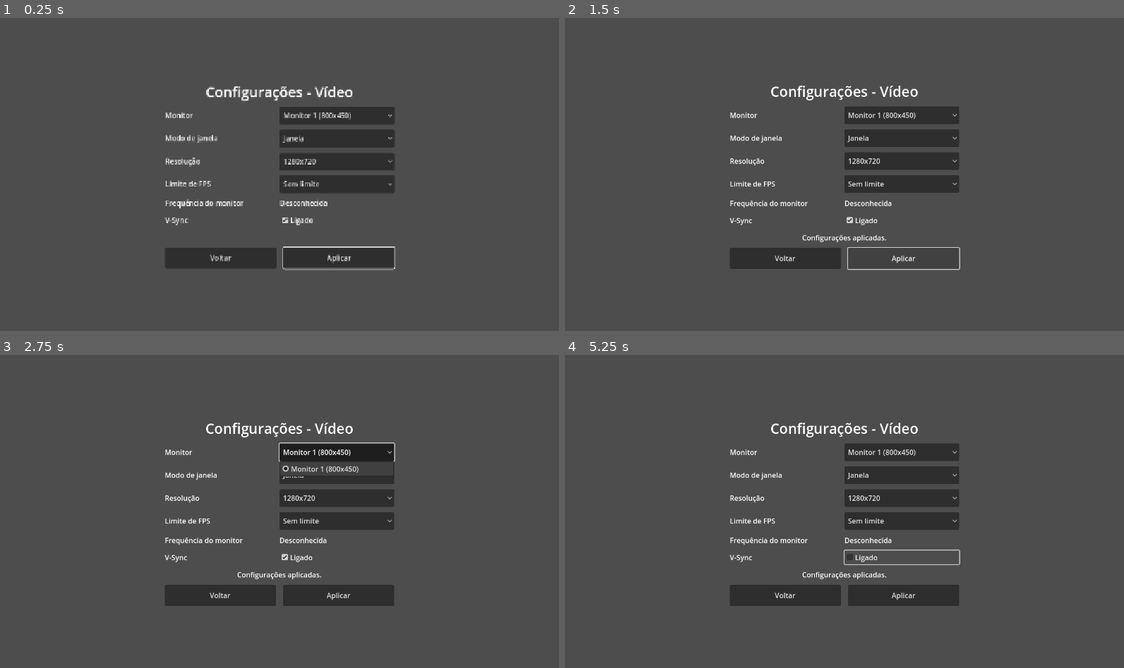
Above: before the commit, frames 1-4 (two rows, left to right).
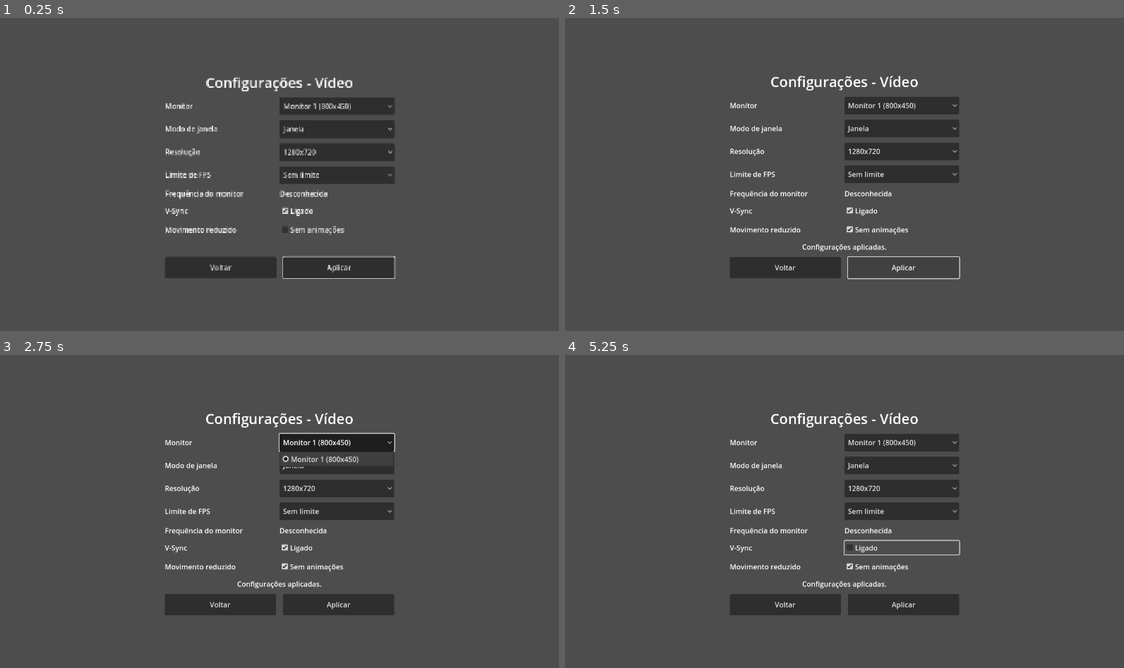
Above: after the commit, the same moments.

Repository: witoreel/fields-of-cards
Game: Godot game, scene res://ui/settings_screen.tscn
The game is run twice, just before and just after one commit, with the same random seed, the same clock (stepped at 60 frames per second) and the same inputs. This scene is started directly instead of the project's main scene.
Inputs (mouse positions are in pixels of both pictures, inside the frame that each line leads up to):
- Up to frame 1 (0.25 s): no input
- Up to frame 2 (1.5 s): click (900, 230) at 0.5 s, where only the run after the commit has a clickable "Sem animações"; click "Aplicar" at 1.25 s
- Up to frame 3 (2.75 s): click "Monitor 1 (800x450)" at 2 s
- Up to frame 4 (5.25 s): click "Janela" at 2.75 s; click "1280x720" at 3.5 s; click "Sem limite" at 4.25 s; click "Ligado" at 5 s

The runs differ from the first frame. In frame 1, 8.3% of the frame differs, in the area x 29-71%, y 19-84%; in frame 2, 7.2%; in frame 3, 8.2%; in frame 4, 8.3%.

Commit message:
Adiciona movimento reduzido, animação curta por Tween e verificações de conforto (feature 10, W1-W6)
Co-Authored-By: Claude Sonnet 5.5 <noreply@anthropic.com>

Diff:
--- /dev/null
+++ b/src/config/comfort_settings.gd
@@ -0,0 +1,44 @@
+class_name ComfortSettings
+extends RefCounted
+## Conforto de movimento (W5). Movimento reduzido troca as animações por
+## trocas instantâneas. Fica no mesmo arquivo das configurações de vídeo.
+
+const SECTION := "comfort"
+const DEFAULT_PATH := "user://settings.cfg"
+
+static var _current: ComfortSettings
+
+var reduced_motion := false
+
+
+## Configuração em vigor, lida do arquivo na primeira chamada.
+static func current() -> ComfortSettings:
+	if _current == null:
+		_current = load_from()
+	return _current
+
+
+static func set_current(s: ComfortSettings) -> void:
+	_current = s
+
+
+func duplicate_settings() -> ComfortSettings:
+	var c := ComfortSettings.new()
+	c.reduced_motion = reduced_motion
+	return c
+
+
+func save_to(path: String = DEFAULT_PATH) -> Error:
+	var cfg := ConfigFile.new()
+	cfg.load(path) # mantém a seção de vídeo
+	cfg.set_value(SECTION, "reduced_motion", reduced_motion)
+	return cfg.save(path)
+
+
+## Se o arquivo não existir ou estiver quebrado, fica o padrão (animações ligadas).
+static func load_from(path: String = DEFAULT_PATH) -> ComfortSettings:
+	var s := ComfortSettings.new()
+	var cfg := ConfigFile.new()
+	if cfg.load(path) == OK:
+		s.reduced_motion = bool(cfg.get_value(SECTION, "reduced_motion", false))
+	return s
--- /dev/null
+++ b/tests/check_comfort.gd
@@ -0,0 +1,83 @@
+extends CheckBase
+## Feature 10: fluidez e conforto (W1-W6). A fluidez a 180 Hz (W1, W7) só o
+## desenvolvedor valida na própria máquina; aqui ficam as garantias estáticas.
+## godot --headless --path . -s tests/check_comfort.gd
+
+
+func _initialize() -> void:
+	label = "Verificações de conforto"
+	var path := "user://test_comfort.cfg"
+	DirAccess.remove_absolute(ProjectSettings.globalize_path(path))
+
+	# US-10.5: movimento reduzido é opção, salva e lida do arquivo
+	_check(not ComfortSettings.load_from(path).reduced_motion, "padrão: animações ligadas")
+	var c := ComfortSettings.new()
+	c.reduced_motion = true
+	_check(c.save_to(path) == OK and ComfortSettings.load_from(path).reduced_motion, "ida e volta")
+	var f := FileAccess.open(path, FileAccess.WRITE)
+	f.store_string("lixo [[[")
+	f.close()
+	_check(not ComfortSettings.load_from(path).reduced_motion, "arquivo quebrado volta ao padrão")
+	# Convive com a seção de vídeo
+	var v := VideoSettings.new()
+	v.max_fps = 144
+	v.save_to(path)
+	c.save_to(path)
+	_check(VideoSettings.load_from(path).max_fps == 144 and ComfortSettings.load_from(path).reduced_motion, "vídeo e conforto no mesmo arquivo")
+	DirAccess.remove_absolute(ProjectSettings.globalize_path(path))
+
+	# US-10.2 / 10.4 / 10.5: a animação usa Tween e some com movimento reduzido
+	var box := Control.new()
+	root.add_child(box)
+	await process_frame
+	ComfortSettings.set_current(ComfortSettings.new())
+	var tw := Motion.reveal(box)
+	_check(tw != null and box.modulate.a == 0.0, "animado: começa transparente, com Tween")
+	_check(Motion.DURATION <= 0.2, "animação curta")
+	tw.kill()
+	var reduced := ComfortSettings.new()
+	reduced.reduced_motion = true
+	ComfortSettings.set_current(reduced)
+	_check(Motion.reveal(box) == null and box.modulate.a == 1.0, "movimento reduzido: instantâneo, sem Tween")
+	ComfortSettings.set_current(null)
+	box.queue_free()
+
+	# US-10.2: V-Sync ligado e sem limite de FPS por padrão
+	var vs := VideoSettings.new()
+	_check(vs.vsync and vs.max_fps == 0, "padrão: V-Sync ligado, sem limite de FPS")
+	_check(ProjectSettings.get_setting("display/window/vsync/vsync_mode") == 1, "projeto com V-Sync ligado")
+	_check(int(ProjectSettings.get_setting("application/run/max_fps", 0)) == 0, "projeto sem limite de FPS")
+
+	# US-10.3 / 10.4 / 10.6: o código de tela não faz trabalho por frame, não
+	# mexe na câmera e não tem tremor
+	var banned := ["_process(", "_physics_process(", "Camera2D", "Camera3D", "shake", "AnimationPlayer", "await get_tree().process_frame"]
+	var scripts := 0
+	for dir in ["res://ui", "res://src"]:
+		for file in _gd_files(dir):
+			scripts += 1
+			var text := FileAccess.get_file_as_string(file)
+			for b in banned:
+				_check(not text.contains(b), "%s não pode conter '%s'" % [file, b])
+	_check(scripts >= 15, "verificou os scripts (%d)" % scripts)
+	for file in _files(("res://ui"), ".tscn"):
+		var t := FileAccess.get_file_as_string(file)
+		_check(not t.contains("Camera2D") and not t.contains("AnimationPlayer"), file + " sem câmera nem AnimationPlayer")
+
+	# Destaque de soma é só cor (W6)
+	var cv := FileAccess.get_file_as_string("res://ui/card_view.gd")
+	_check(cv.contains("modulate = Color") and not cv.contains("create_tween"), "destaque de soma estático")
+	_finish()
+
+
+func _gd_files(dir: String) -> Array:
+	return _files(dir, ".gd")
+
+
+func _files(dir: String, ext: String) -> Array:
+	var out := []
+	for f in DirAccess.get_files_at(dir):
+		if f.ends_with(ext):
+			out.append(dir.path_join(f))
+	for d in DirAccess.get_directories_at(dir):
+		out.append_array(_files(dir.path_join(d), ext))
+	return out
--- a/ui/game_placeholder.gd
+++ b/ui/game_placeholder.gd
@@ -106,6 +106,9 @@
 		_shop_box.add_child(b)
 	for area in _views:
 		var v: AreaView = _views[area]
+		var was_visible := v.visible
 		v.visible = state.is_open(area)
+		if v.visible and not was_visible:
+			Motion.reveal(v) # aparecer é curto; com movimento reduzido, instantâneo (W5)
 		if v.visible:
 			v.show_area(area, AREA_TITLES[area], state)
--- /dev/null
+++ b/ui/motion.gd
@@ -0,0 +1,17 @@
+class_name Motion
+extends RefCounted
+## Animações curtas e suaves, por Tween (baseadas em tempo, W2). Com
+## movimento reduzido ligado (W5), nada anima: o efeito é instantâneo.
+
+const DURATION := 0.12
+
+
+## Aparece com um fade curto. Devolve o Tween, ou null se foi instantâneo.
+static func reveal(control: Control, duration: float = DURATION) -> Tween:
+	if ComfortSettings.current().reduced_motion or not control.is_inside_tree():
+		control.modulate.a = 1.0
+		return null
+	control.modulate.a = 0.0
+	var tween := control.create_tween()
+	tween.tween_property(control, "modulate:a", 1.0, duration)
+	return tween
--- a/ui/settings_screen.gd
+++ b/ui/settings_screen.gd
@@ -5,6 +5,8 @@
 const MENU_SCENE := "res://ui/main_menu.tscn"
 
 var _draft: VideoSettings
+var _comfort: ComfortSettings
+var _motion_check: CheckBox
 var _screen_option: OptionButton
 var _mode_option: OptionButton
 var _resolution_option: OptionButton
@@ -18,6 +20,7 @@
 
 func _ready() -> void:
 	_draft = VideoSettings.load_from()
+	_comfort = ComfortSettings.current().duplicate_settings()
 	_draft.sanitize(DisplayServer.get_screen_count(),
 		DisplayServer.screen_get_size(_clamped_screen(_draft.screen)))
 
@@ -55,6 +58,13 @@
 	_vsync_check = CheckBox.new()
 	_vsync_check.text = "Ligado"
 	grid.add_child(_vsync_check)
+
+	_add_caption(grid, "Movimento reduzido")
+	_motion_check = CheckBox.new()
+	_motion_check.text = "Sem animações"
+	_motion_check.button_pressed = _comfort.reduced_motion
+	_motion_check.toggled.connect(func(pressed: bool) -> void: _comfort.reduced_motion = pressed)
+	grid.add_child(_motion_check)
 
 	_fill_screens()
 	_mode_option.add_item("Janela", VideoSettings.MODE_WINDOWED)
@@ -170,6 +180,9 @@
 func _on_apply_pressed() -> void:
 	_draft.apply()
 	var err := _draft.save_to()
+	ComfortSettings.set_current(_comfort.duplicate_settings())
+	if _comfort.save_to() != OK:
+		err = ERR_FILE_CANT_WRITE
 	_refresh_from_draft()
 	_status_label.text = "Configurações aplicadas." if err == OK \
 		else "Aplicadas, mas não foi possível salvar."
Not shown, added: src/config/comfort_settings.gd.uid
Not shown, added: tests/check_comfort.gd.uid
Not shown, added: ui/motion.gd.uid
